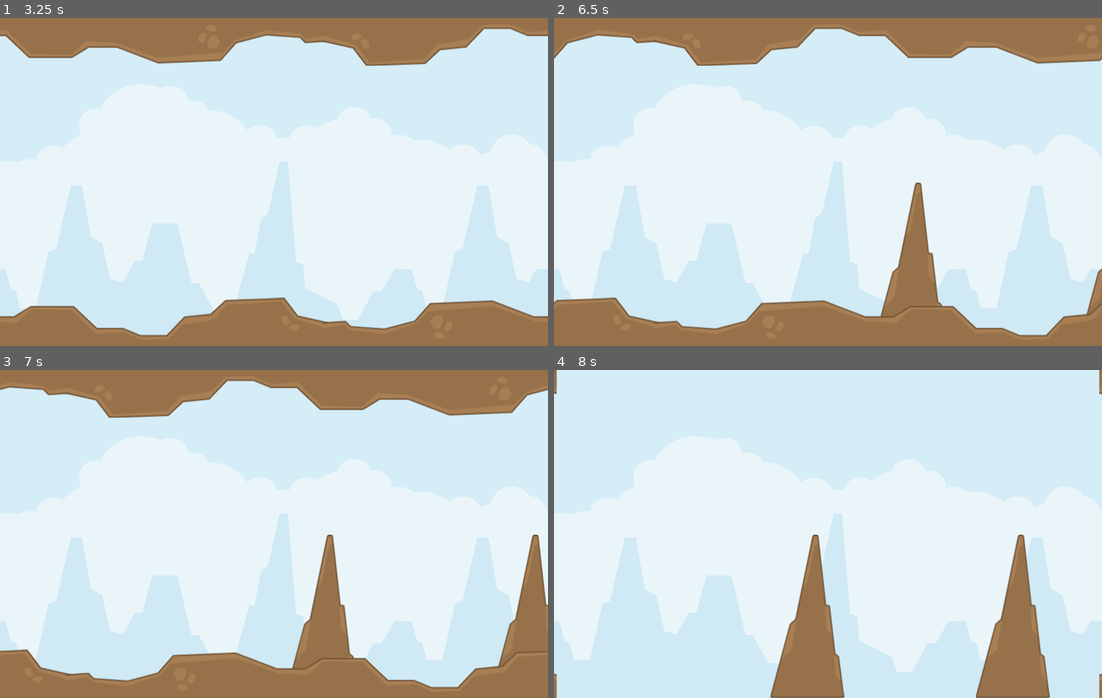
Above: before the commit, frames 1-4 (two rows, left to right).
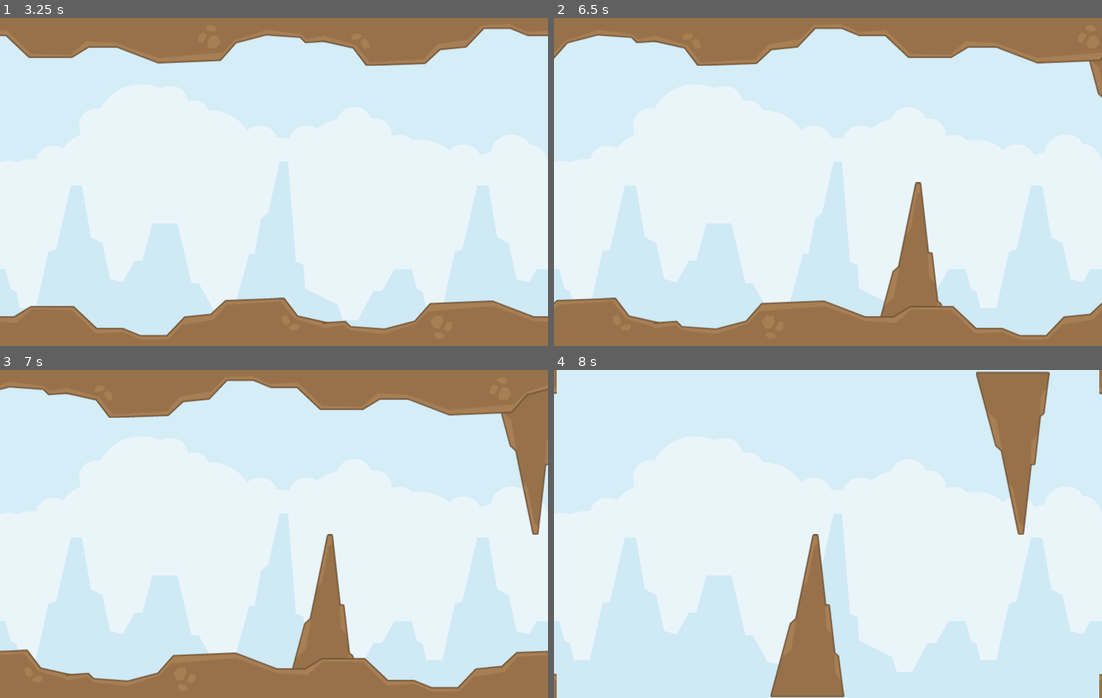
Above: after the commit, the same moments.

Repository: SnabbKneht/Tappy-Plane
Game: Godot game, scene res://scenes/main.tscn
Same seed, same stepped clock (60 frames per second), same inputs: the game is played once before the commit and once after it.
Inputs (mouse positions are in pixels of both pictures, inside the frame that each line leads up to):
- Up to frame 1 (3.25 s): move the mouse to (394, 165) at 0.52 s; click (394, 165) at 0.6 s; move the mouse to (164, 198) at 1.27 s; click (164, 198) at 1.35 s; move the mouse to (328, 109) at 2.02 s; click (328, 109) at 2.1 s; move the mouse to (246, 247) at 2.77 s; click (246, 247) at 2.85 s
- Up to frame 2 (6.5 s): move the mouse to (992, 231) at 3.52 s; click (992, 231) at 3.6 s; move the mouse to (663, 132) at 4.27 s; click (663, 132) at 4.35 s; move the mouse to (855, 182) at 5.02 s; click (855, 182) at 5.1 s; move the mouse to (745, 100) at 5.77 s; click (745, 100) at 5.85 s
- Up to frame 3 (7 s): move the mouse to (394, 517) at 6.52 s; click (394, 517) at 6.6 s
- Up to frame 4 (8 s): move the mouse to (718, 550) at 7.27 s; click (718, 550) at 7.35 s

Frame 1 is identical in both runs. In frame 2, 0.4% of the frame differs, in the area x 59-100%, y 12-91%; in frame 3, 4.0%; in frame 4, 7.2%, in the area x 39-91%, y 0-100%.

Commit message:
Add rock variation

Diff:
--- a/scenes/rock.tscn
+++ b/scenes/rock.tscn
@@ -9,19 +9,20 @@
 
 [node name="Rock" type="StaticBody2D" groups=["obstacles"]]
 z_index = -5
-position = Vector2(122, 0)
+position = Vector2(122, 241)
 script = ExtResource("1_4r3xx")
 speed = 100.0
 
 [node name="Sprite2D" type="Sprite2D" parent="."]
-position = Vector2(746, 361)
+position = Vector2(746, 119)
 texture = ExtResource("1_5lke3")
 
 [node name="CollisionPolygon2D" type="CollisionPolygon2D" parent="."]
+position = Vector2(0, -242)
 polygon = PackedVector2Array(694, 477, 722, 372, 730, 365, 755, 243, 760, 243, 772, 345, 777, 345, 785, 416, 791, 420, 798, 478)
 
 [node name="ScoreArea" type="Area2D" parent="." groups=["score_areas"]]
-position = Vector2(23, 0)
+position = Vector2(23, -242)
 script = ExtResource("2_8lccc")
 
 [node name="CollisionShape2D" type="CollisionShape2D" parent="ScoreArea"]
@@ -29,7 +30,7 @@
 shape = SubResource("RectangleShape2D_f5r8y")
 
 [node name="VisibleOnScreenNotifier2D" type="VisibleOnScreenNotifier2D" parent="."]
-position = Vector2(744.5, 239)
+position = Vector2(744.5, -3)
 scale = Vector2(5.35, 23.9)
 
 [connection signal="body_entered" from="ScoreArea" to="ScoreArea" method="_on_body_entered"]
--- a/scenes/rock_spawner.tscn
+++ b/scenes/rock_spawner.tscn
@@ -5,7 +5,7 @@
 
 [node name="RockSpawner" type="Node"]
 script = ExtResource("1_egj20")
-rock_scenes = [ExtResource("2_imqeq")]
+rock_scene = ExtResource("2_imqeq")
 
 [node name="Timer" type="Timer" parent="."]
 wait_time = 3.0
--- a/scripts/rock_spawner.gd
+++ b/scripts/rock_spawner.gd
@@ -1,7 +1,7 @@
 extends Node
 
 
-@export var rock_scenes: Array[PackedScene]
+@export var rock_scene: PackedScene
 
 
 func _on_timer_timeout():
@@ -9,5 +9,7 @@
 
 
 func spawn_rock():
-	var new_rock = rock_scenes.pick_random().instantiate()
+	var new_rock = rock_scene.instantiate()
+	if randi() % 2 == 0:
+		new_rock.scale.y = -1
 	add_child(new_rock)
